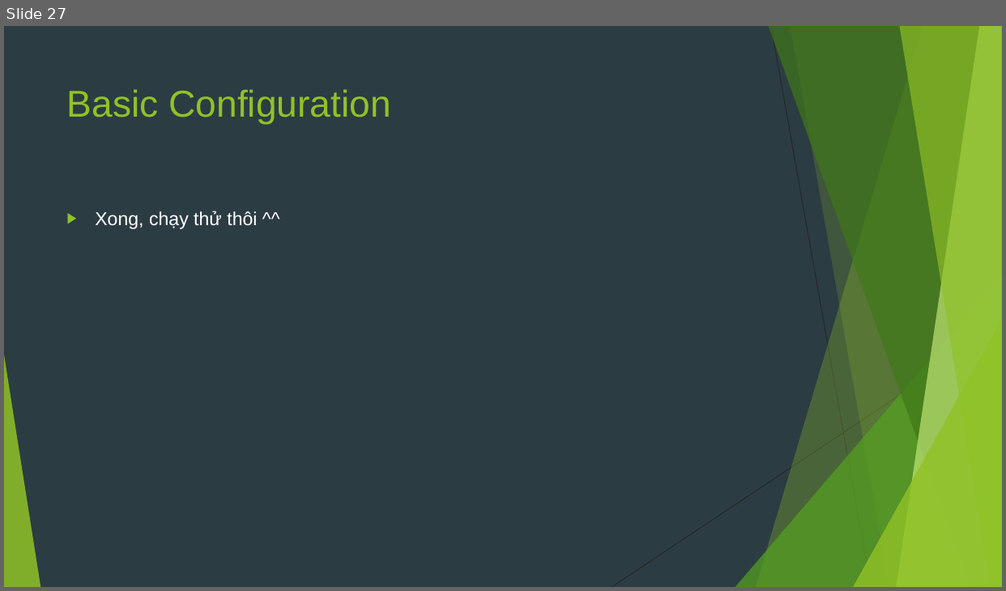
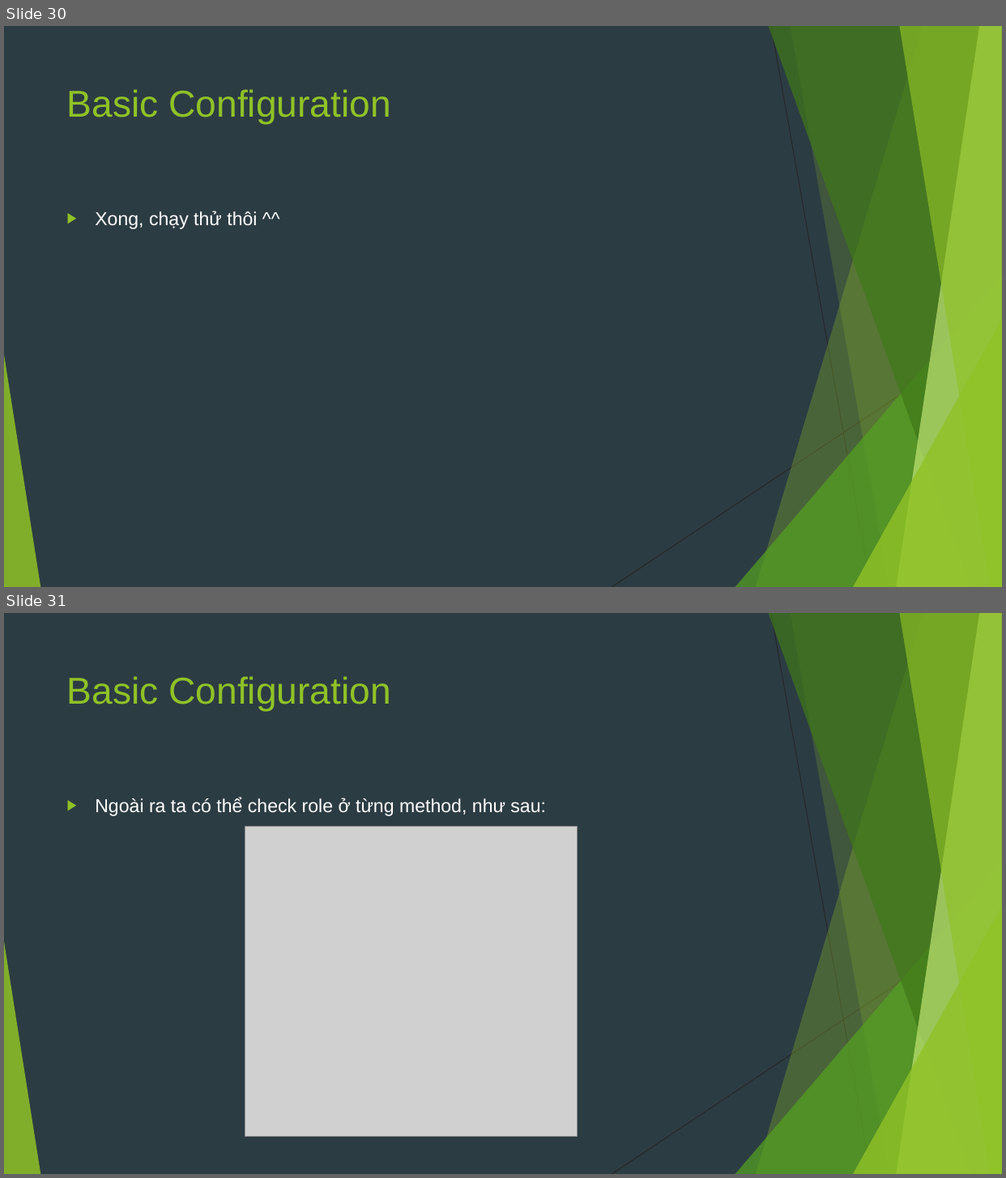
Before and after one commit to sobbingwind/SpringBoot, a slide deck: 09.Spring Security.pptx. Shown one above the other, each under a label of ours: slide 27 before the commit, slides 30 and 31 after it. The pictures are 1006x591 and 1006x1178 pixels, drawn with LibreOffice and Linux fonts; fonts in the diff are those of the drawing; grey boxes stand for pictures. Boxes give left, top, right and bottom in pixels: in the first picture for what was removed or moved away, otherwise in the second. Text is boxed around its words. In the diff, an @@ line names an element or a change of style, - is before the commit and + after.

```diff
--- a/09.Spring Security.pptx
+++ b/09.Spring Security.pptx
@@ slide 31 added at <box>4,613,1002,1174</box>, background #2C3C43; not listed: 10 template elements that a slide beside it also shows @@
@@ title added at <box>67,676,391,712</box>, 36 pt, text #90C226 @@
+Basic Configuration
@@ text added at <box>95,797,546,816</box>, 18 pt, text #FFFFFF @@
+▶ Ngoài ra ta có thể check role ở từng method, như sau:
@@ picture added at <box>245,826,577,1137</box> @@
@@ what was slide 27 is now slide 30 @@
```
Also in this commit, not shown: 3 other slides added.
